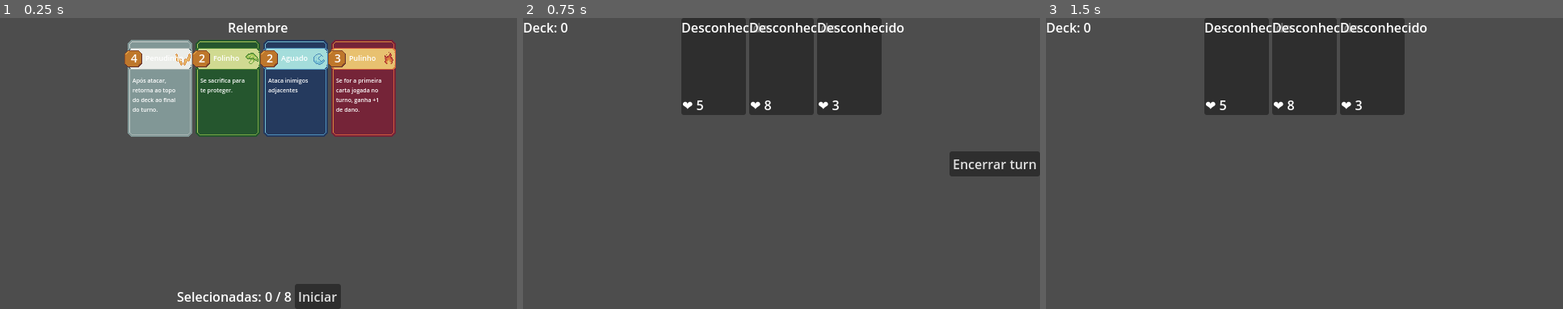
Above: before the commit, frames 1-3 (left to right).
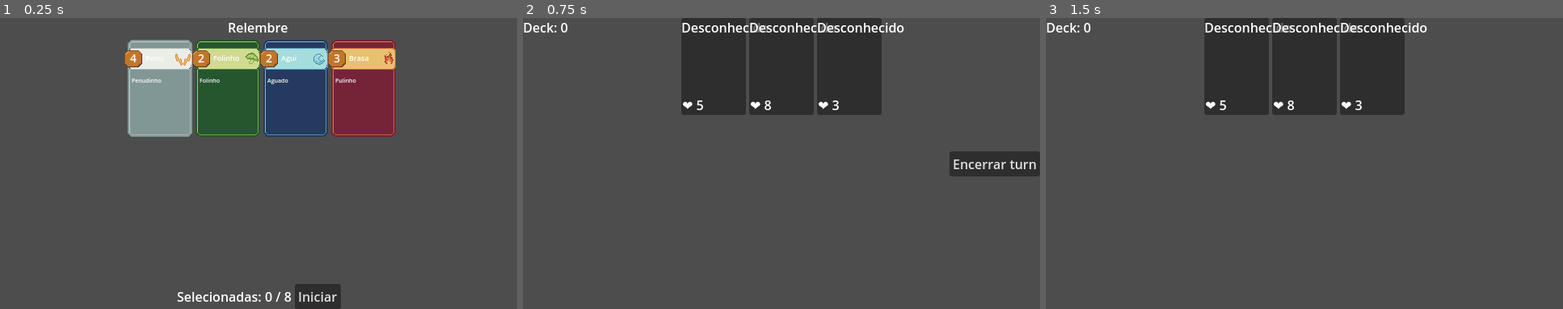
Above: after the commit, the same moments.

Repository: JonathanGoveira/CardGameTemplateGodot
Game: Godot game, scene res://scenes/pre_run_deck_selector.tscn
Two runs of this game, one before a commit and one after it. Both use one fixed random seed, a clock stepped at 60 frames per second and the inputs below.
Inputs:
- Up to frame 1 (0.25 s): no input
- Up to frame 2 (0.75 s): click "Iniciar" at 0.5 s
- Up to frame 3 (1.5 s): click "Encerrar turn" at 1.25 s

The runs differ from the first frame. In frame 1, 0.9% of the frame differs, in the area x 25-74%, y 12-33%; in frame 2, nothing differs; in frame 3, nothing differs.

Commit message:
Update datas

Diff:
--- a/cardgametemplate/scripts/cards/data/firi/pulinho_card_data.tres
+++ b/cardgametemplate/data/cards/firi/pulinho_card_data.tres
@@ -11,8 +11,9 @@
 [resource]
 script = ExtResource("1_33i62")
 imagem_carta = ExtResource("1_gl3fi")
-nome = "Pulinho"
+nome = "Brasa"
 reino = "Firi"
+especie = "Pulinho"
 dano_base = 3
 descricao_dom = "Se for a primeira carta jogada no turno, ganha +1 de dano."
 dom = SubResource("Resource_chkxl")
--- a/cardgametemplate/scripts/cards/data/gluba/aguado_card_data.tres
+++ b/cardgametemplate/data/cards/gluba/aguado_card_data.tres
@@ -11,8 +11,9 @@
 [resource]
 script = ExtResource("1_62hcd")
 imagem_carta = ExtResource("2_2euja")
-nome = "Aguado"
+nome = "Agui"
 reino = "Gluba"
+especie = "Aguado"
 dano_base = 2
 descricao_dom = "Ataca inimigos adjacentes"
 dom = SubResource("Resource_vbjv7")
--- a/cardgametemplate/scripts/cards/data/penuva/penudinho_card_data.tres
+++ b/cardgametemplate/data/cards/penuva/penudinho_card_data.tres
@@ -6,8 +6,9 @@
 [resource]
 script = ExtResource("1_onkx7")
 imagem_carta = ExtResource("1_6545m")
-nome = "Penudinho"
+nome = "Penu"
 reino = "Penuva"
+especie = "Penudinho"
 dano_base = 4
 descricao_dom = "Após atacar, retorna ao topo do deck ao final do turno."
 metadata/_custom_type_script = "uid://1crh8aj4cmt3"
--- a/cardgametemplate/scripts/cards/data/trufi/folinho_card_data.tres
+++ b/cardgametemplate/data/cards/trufi/folinho_card_data.tres
@@ -13,6 +13,7 @@
 imagem_carta = ExtResource("2_ddwhf")
 nome = "Folinho"
 reino = "Trufi"
+especie = "Folinho"
 dano_base = 2
 descricao_dom = "Se sacrifica para te proteger."
 dom = SubResource("Resource_ctrdq")
--- /dev/null
+++ b/cardgametemplate/data/enemies/apagador.tres
@@ -0,0 +1,10 @@
+[gd_resource type="Resource" script_class="EnemyData" load_steps=2 format=3 uid="uid://djxx8a3tuwio3"]
+
+[ext_resource type="Script" uid="uid://bp83qvf8bcjla" path="res://scripts/enemy/enemy_data.gd" id="1_o4ktm"]
+
+[resource]
+script = ExtResource("1_o4ktm")
+nome = ""
+dano_base = 0
+vida_base = 0
+metadata/_custom_type_script = "uid://bp83qvf8bcjla"
--- a/cardgametemplate/scenes/battle/enemy_board.tscn
+++ b/cardgametemplate/scenes/battle/enemy_board.tscn
@@ -1,6 +1,6 @@
 [gd_scene load_steps=2 format=3 uid="uid://coxglu8wkptdt"]
 
-[ext_resource type="Script" uid="uid://brvy8didbdb0s" path="res://scripts/battle/enemy_battle.gd" id="1_at28c"]
+[ext_resource type="Script" uid="uid://brvy8didbdb0s" path="res://scripts/enemy/enemy_battle.gd" id="1_at28c"]
 
 [node name="Inimigo" type="Control"]
 custom_minimum_size = Vector2(80, 120)
--- a/cardgametemplate/scenes/cards/card_base.tscn
+++ b/cardgametemplate/scenes/cards/card_base.tscn
@@ -3,7 +3,7 @@
 [ext_resource type="Script" uid="uid://0n5l5kkek0l1" path="res://scripts/cards/card_base.gd" id="1_gqcvk"]
 
 [sub_resource type="LabelSettings" id="LabelSettings_vvmxj"]
-font_size = 15
+font_size = 10
 outline_size = 1
 outline_color = Color(0, 0, 0, 1)
 
@@ -12,7 +12,7 @@
 outline_color = Color(0, 0, 0, 1)
 
 [sub_resource type="LabelSettings" id="LabelSettings_uh4ib"]
-font_size = 9
+font_size = 7
 outline_size = 1
 outline_color = Color(0, 0, 0, 1)
 
@@ -20,40 +20,57 @@
 custom_minimum_size = Vector2(80, 120)
 layout_mode = 3
 anchors_preset = 0
-offset_right = 40.0
-offset_bottom = 40.0
+offset_right = 80.0
+offset_bottom = 120.0
 mouse_default_cursor_shape = 2
 script = ExtResource("1_gqcvk")
 
 [node name="TextureRect" type="TextureRect" parent="."]
-layout_mode = 0
+layout_mode = 1
 offset_right = 40.0
 offset_bottom = 40.0
 mouse_filter = 2
 
-[node name="nome" type="Label" parent="."]
-layout_mode = 0
-offset_left = 23.0
-offset_top = 12.0
-offset_right = 63.0
-offset_bottom = 35.0
+[node name="Nome" type="Label" parent="."]
+layout_mode = 1
+anchors_preset = -1
+anchor_left = 0.5875
+anchor_top = 0.125
+anchor_right = 0.5875
+anchor_bottom = 0.125
+offset_left = -20.0
+offset_right = 20.0
+offset_bottom = 23.0
+grow_horizontal = 2
 label_settings = SubResource("LabelSettings_vvmxj")
 horizontal_alignment = 1
+metadata/_edit_use_anchors_ = true
 
-[node name="dano" type="Label" parent="."]
-layout_mode = 0
-offset_left = 2.0
-offset_top = 12.0
-offset_right = 20.0
-offset_bottom = 35.0
+[node name="Dano" type="Label" parent="."]
+layout_mode = 1
+anchors_preset = -1
+anchor_left = 0.025
+anchor_top = 0.1
+anchor_right = 0.025
+anchor_bottom = 0.1
+offset_right = 18.0
+offset_bottom = 23.0
 label_settings = SubResource("LabelSettings_sf5il")
 horizontal_alignment = 1
+metadata/_edit_use_anchors_ = true
 
-[node name="descricaoDom" type="Label" parent="."]
-layout_mode = 0
-offset_left = 10.0
-offset_top = 40.0
-offset_right = 80.0
-offset_bottom = 98.0
+[node name="Especie" type="Label" parent="."]
+layout_mode = 1
+anchors_preset = -1
+anchor_left = 0.575
+anchor_top = 0.908333
+anchor_right = 0.575
+anchor_bottom = 0.908333
+offset_left = -35.0
+offset_top = -58.0
+offset_right = 35.0
+grow_horizontal = 2
+grow_vertical = 0
 label_settings = SubResource("LabelSettings_uh4ib")
 autowrap_mode = 2
+metadata/_edit_use_anchors_ = true
--- a/cardgametemplate/scenes/cards/card_selectable.tscn
+++ b/cardgametemplate/scenes/cards/card_selectable.tscn
@@ -29,34 +29,48 @@
 offset_bottom = 40.0
 
 [node name="Nome" type="Label" parent="."]
-layout_mode = 0
-offset_left = 26.0
-offset_top = 16.0
-offset_right = 66.0
-offset_bottom = 39.0
+layout_mode = 1
+anchors_preset = -1
+anchor_left = 0.575
+anchor_top = 0.133333
+anchor_right = 0.575
+anchor_bottom = 0.133333
+offset_left = -20.0
+offset_right = 20.0
+offset_bottom = 23.0
+grow_horizontal = 2
 label_settings = SubResource("LabelSettings_qed0t")
+metadata/_edit_use_anchors_ = true
 
 [node name="Dano" type="Label" parent="."]
 layout_mode = 1
 anchors_preset = -1
-anchor_bottom = 0.112
-offset_left = 1.0
-offset_top = 12.0
-offset_right = 23.0
-offset_bottom = 21.56
+anchor_top = 0.108333
+anchor_bottom = 0.108333
+offset_right = 22.0
+offset_bottom = 20.0
 label_settings = SubResource("LabelSettings_l1gix")
 horizontal_alignment = 1
 vertical_alignment = 1
 autowrap_mode = 1
+metadata/_edit_use_anchors_ = true
 
-[node name="Dom" type="Label" parent="."]
-layout_mode = 0
-offset_left = 10.0
-offset_top = 45.0
-offset_right = 72.0
-offset_bottom = 107.0
+[node name="Especie" type="Label" parent="."]
+layout_mode = 1
+anchors_preset = -1
+anchor_left = 0.5
+anchor_top = 0.633333
+anchor_right = 0.5
+anchor_bottom = 0.633333
+offset_left = -31.0
+offset_top = -31.0
+offset_right = 31.0
+offset_bottom = 31.0
+grow_horizontal = 2
+grow_vertical = 2
 label_settings = SubResource("LabelSettings_diqu7")
 autowrap_mode = 2
+metadata/_edit_use_anchors_ = true
 
 [node name="MarcadorSelecionado" type="ColorRect" parent="."]
 layout_mode = 0
--- a/cardgametemplate/scenes/pre_run_deck_selector.tscn
+++ b/cardgametemplate/scenes/pre_run_deck_selector.tscn
@@ -16,6 +16,7 @@
 carta_selectable_scene = ExtResource("2_divfe")
 label_contador_path = NodePath("LinhaInferior/CartasSelecionadas")
 botao_iniciar_path = NodePath("LinhaInferior/Start")
+path_data = "res://data/cards/"
 
 [node name="PainelPrincipal" type="VBoxContainer" parent="."]
 layout_mode = 1
--- a/cardgametemplate/scripts/battle/deck_manager.gd
+++ b/cardgametemplate/scripts/battle/deck_manager.gd
@@ -8,7 +8,7 @@
 
 
 # Cartas iniciais reais do deck
-@export var cartas_iniciais: Array[Resource]  # Esperado: CardData
+#@export var cartas_iniciais: Array[Resource]  # Esperado: CardData
 
 var deck: Array[CardData] = []
 var cartas_na_mao: Array = []
--- a/cardgametemplate/scripts/cards/card_base.gd
+++ b/cardgametemplate/scripts/cards/card_base.gd
@@ -14,18 +14,18 @@
 
 	# Faz os filhos visuais ignorarem o clique
 	$TextureRect.mouse_filter = Control.MOUSE_FILTER_IGNORE
-	$nome.mouse_filter = Control.MOUSE_FILTER_IGNORE
-	$dano.mouse_filter = Control.MOUSE_FILTER_IGNORE
-	$descricaoDom.mouse_filter = Control.MOUSE_FILTER_IGNORE
+	$Nome.mouse_filter = Control.MOUSE_FILTER_IGNORE
+	$Dano.mouse_filter = Control.MOUSE_FILTER_IGNORE
+	$Especie.mouse_filter = Control.MOUSE_FILTER_IGNORE
 
 func atualizar_ui():
 	if dados == null:
 		return
 
 	$TextureRect.texture = dados.imagem_carta
-	$nome.text = dados.nome
-	$dano.text = str(dados.dano_base)
-	$descricaoDom.text = dados.descricao_dom
+	$Nome.text = dados.nome
+	$Dano.text = str(dados.dano_base)
+	$Especie.text = dados.especie
 
 func jogar():
 	print("Carta jogada:", dados.nome)
--- a/cardgametemplate/scripts/cards/card_data.gd
+++ b/cardgametemplate/scripts/cards/card_data.gd
@@ -5,6 +5,7 @@
 @export var imagem_carta: Texture2D
 @export var nome: String
 @export var reino: String
+@export var especie: String
 @export var dano_base: int
 @export var descricao_dom: String
 @export var dom: DomEffect
--- a/cardgametemplate/scripts/cards/card_selectable.gd
+++ b/cardgametemplate/scripts/cards/card_selectable.gd
@@ -14,7 +14,7 @@
 	$TextureRect.texture = dados.imagem_carta
 	$Nome.text = dados.nome
 	$Dano.text = str(dados.dano_base)
-	$Dom.text = dados.descricao_dom
+	$Especie.text = str(dados.especie)
 	$MarcadorSelecionado.visible = selecionada
 
 func _gui_input(event):
--- /dev/null
+++ b/cardgametemplate/scripts/enemy/enemy_data.gd
@@ -0,0 +1,8 @@
+extends Resource
+
+class_name EnemyData
+
+@export var imagem_carta: Texture2D
+@export var nome: String
+@export var dano_base: int
+@export var vida_base: int
--- a/cardgametemplate/scripts/pre_run_deck_selector.gd
+++ b/cardgametemplate/scripts/pre_run_deck_selector.gd
@@ -5,12 +5,12 @@
 @export var label_contador_path: NodePath
 @export var botao_iniciar_path: NodePath
 @export var max_cartas_selecionadas: int = 8
-
+@export var path_data: String
 var selecionadas: Array[CardData] = []
 
 func _ready():
 	var grade = get_node(grade_container_path)
-	var arquivos_cartas = listar_todos_cards("res://scripts/cards/data")
+	var arquivos_cartas = listar_todos_cards(path_data)
 
 	for caminho in arquivos_cartas:
 		var dados = load(caminho)
Renamed: cardgametemplate/scripts/battle/enemy_battle.gd -> cardgametemplate/scripts/enemy/enemy_battle.gd
Renamed: cardgametemplate/scripts/battle/enemy_battle.gd.uid -> cardgametemplate/scripts/enemy/enemy_battle.gd.uid
Not shown, added: cardgametemplate/scripts/enemy/enemy_data.gd.uid
